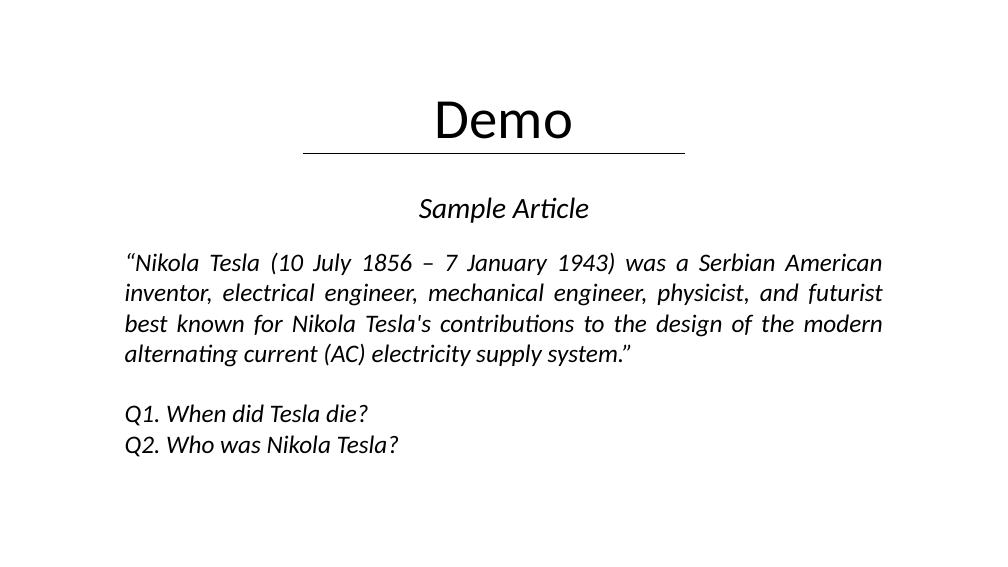
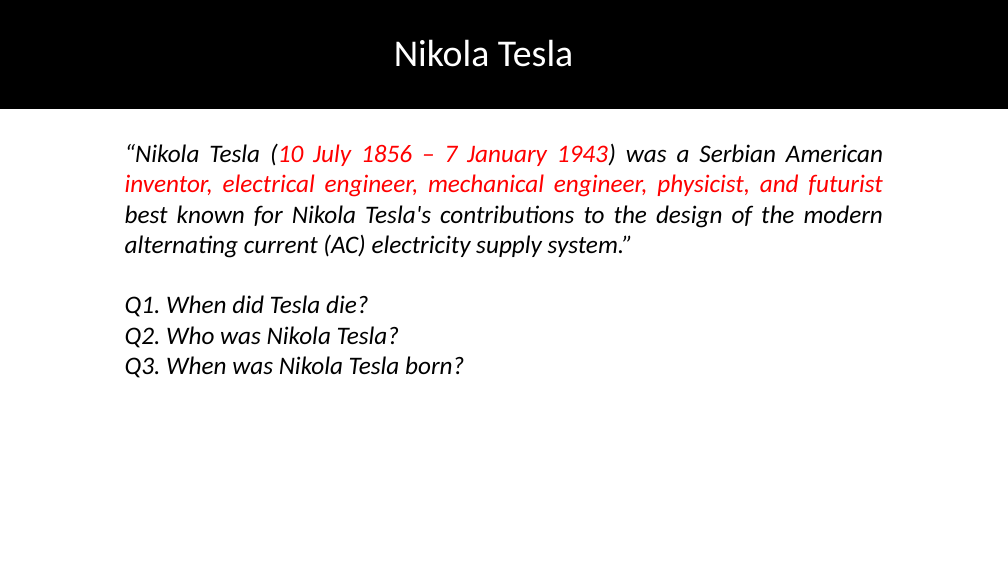
Before and after one commit to DhruvaPendharkar/thesis-project, a slide deck: slide 13 of Notes/ThesisPresentation.pptx (slide 12 before the commit). Drawn at 1008x567 pixels with LibreOffice and Linux fonts; fonts in the diff are those of the drawing. Boxes give left, top, right and bottom in pixels: in the first picture for what was removed or moved away, otherwise in the second. Text is boxed around its words. In the diff, an @@ line names an element or a change of style, - is before the commit and + after.

Commit message:
Preparing Demo

```diff
--- a/Notes/ThesisPresentation.pptx
+++ b/Notes/ThesisPresentation.pptx
@@ rectangle added at [0,0,1008,108], fill #000000, outline #000000 1 pt @@
@@ text added at [394,39,573,67], 36 pt, text #FFFFFF @@
+Nikola Tesla
@@ text removed at [435,101,573,139] @@
-Demo
@@ text "“Nikola Tesla (10 July 1856 ...": place and size @@
-text "“Nikola Tesla (10 July 1856 ..." at [125,252,883,457]
+text "“Nikola Tesla (10 July 1856 ..." at [125,143,883,378]
@@ text at [125,143,883,258]: text colour #000000 to #FF0000 in "(10 July 1856 – 7 January 1943) ..." @@
@@ line removed from (303, 154) to (685, 154) @@
@@ text removed at [419,197,589,223] @@
-Sample Article
@@ text at [125,356,464,378]: paragraph added @@
+Q3. When was Nikola Tesla born?
```
Also in this commit, not shown: 4 slides added, 5 other files.
